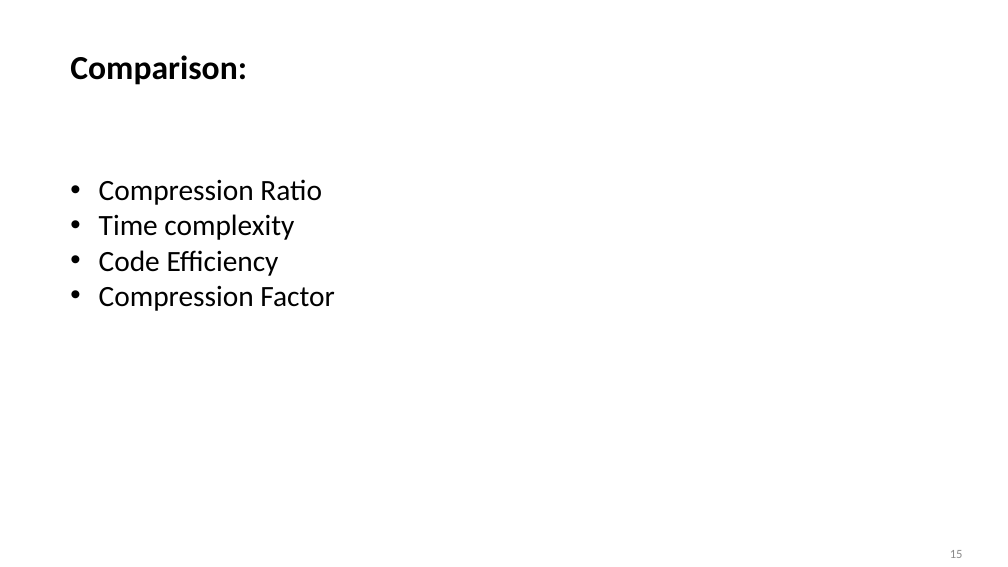
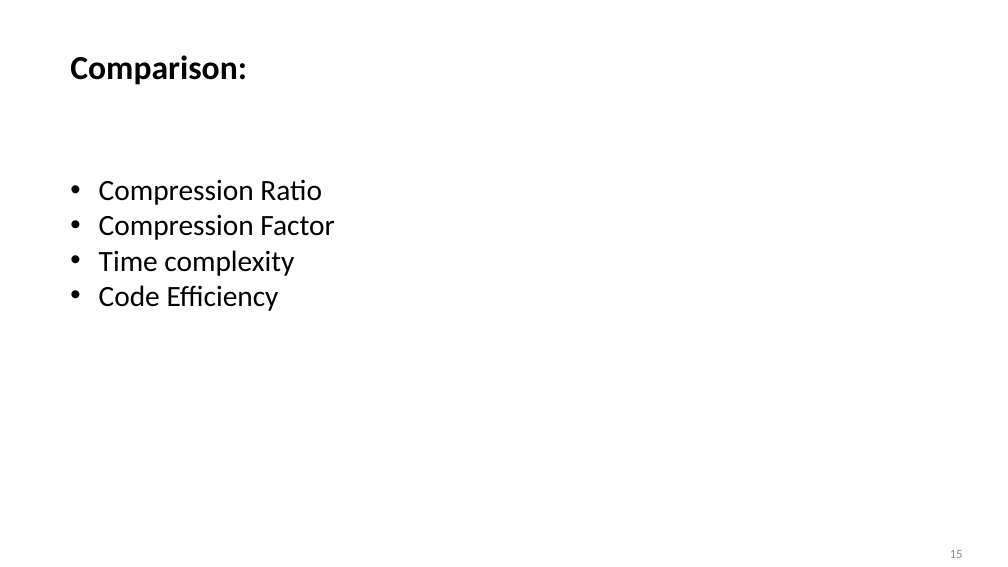
Before and after one commit to ashiagarwal73/Comparision-and-implementation-of-Compression-Algorithms, a slide deck: slide 15 of PodHandler.pptx. Drawn at 1008x567 pixels with LibreOffice and Linux fonts; fonts in the diff are those of the drawing; background and template pictures are left out. Boxes give left, top, right and bottom in pixels: in the first picture for what was removed or moved away, otherwise in the second. Text is boxed around its words. In the diff, an @@ line names an element or a change of style, - is before the commit and + after.

```diff
--- a/PodHandler.pptx
+++ b/PodHandler.pptx
@@ text at bbox=[99, 214, 334, 240]: paragraph added @@
+• Compression Factor
@@ text at bbox=[99, 285, 334, 311]: paragraph removed @@
-• Compression Factor
```
Also in this commit, not shown: 1 other slide changed.
